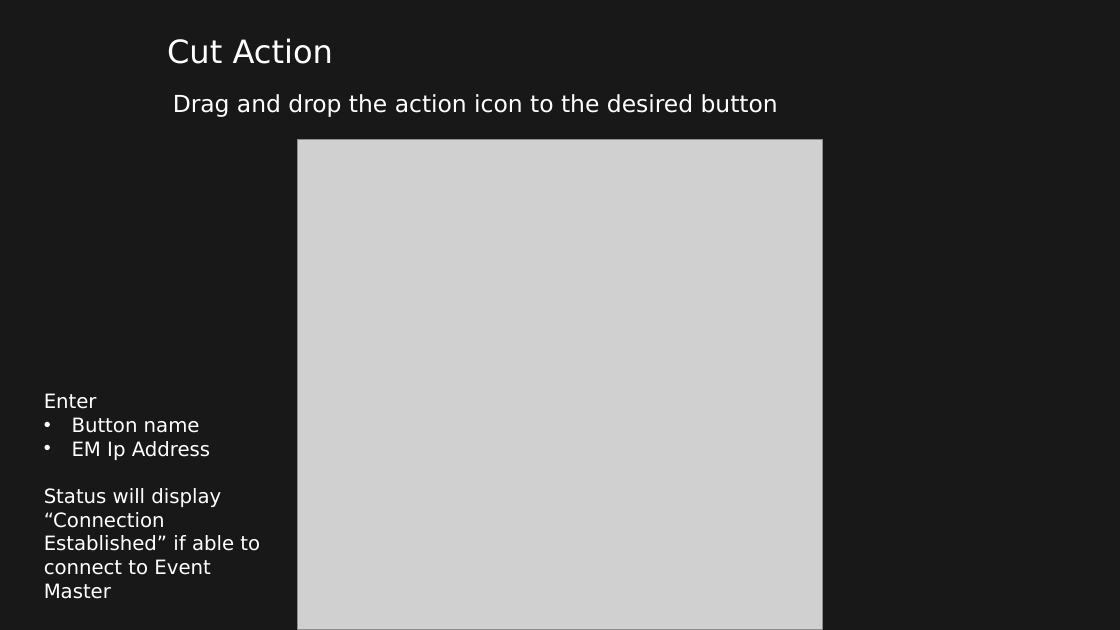
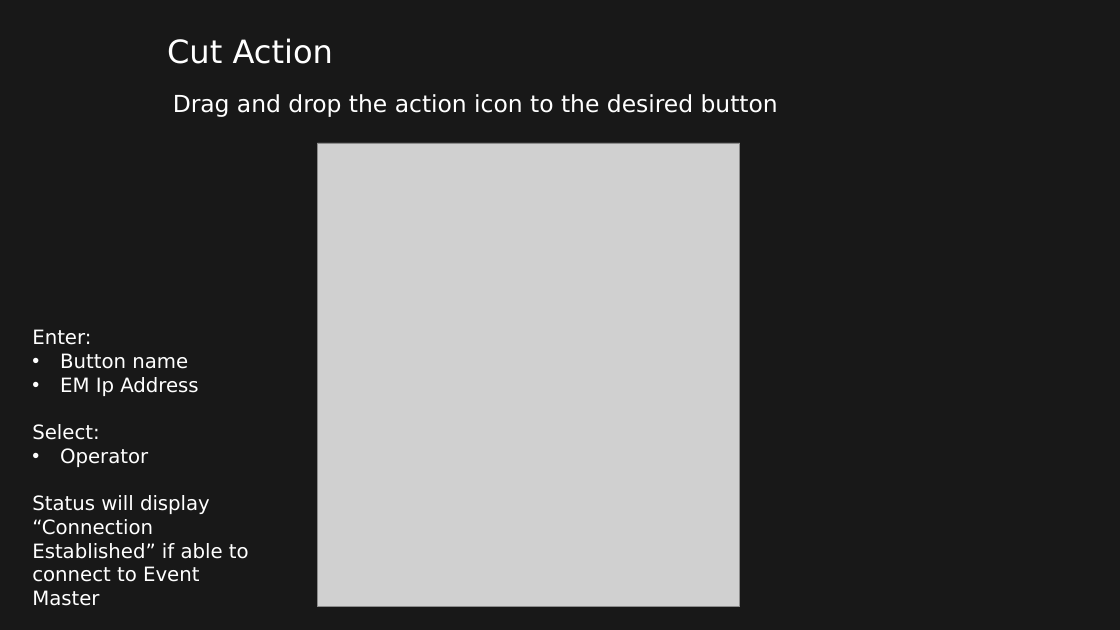
Before and after one commit to robbie78669/streamdeck-eventmaster, a slide deck: slide 7 of Stream Deck for Event Master v3.0.pptx (slide 6 before the commit). Drawn at 1120x630 pixels with LibreOffice and Linux fonts; fonts in the diff are those of the drawing; grey boxes stand for pictures; background and template pictures are left out. Boxes give left, top, right and bottom in pixels: in the first picture for what was removed or moved away, otherwise in the second. Text is boxed around its words. In the diff, an @@ line names an element or a change of style, - is before the commit and + after.

```diff
--- a/Stream Deck for Event Master v3.0.pptx
+++ b/Stream Deck for Event Master v3.0.pptx
@@ picture: place and size @@
-picture at [298, 140, 823, 630]
+picture at [317, 143, 740, 607]
@@ text "Enter:": place and size @@
-text "Enter:" at [44, 393, 260, 599]
+text "Enter:" at [32, 329, 249, 606]
@@ text at [32, 329, 91, 345]: text changed @@
-Enter
+Enter:
@@ text at [32, 424, 148, 467]: paragraphs added @@
+Select:
+• Operator
@@ page number at [803, 584, 1064, 618]: text changed @@
-6
+7
```
Also in this commit, not shown: 7 other slides changed, 2 slides added, 4 other files.
